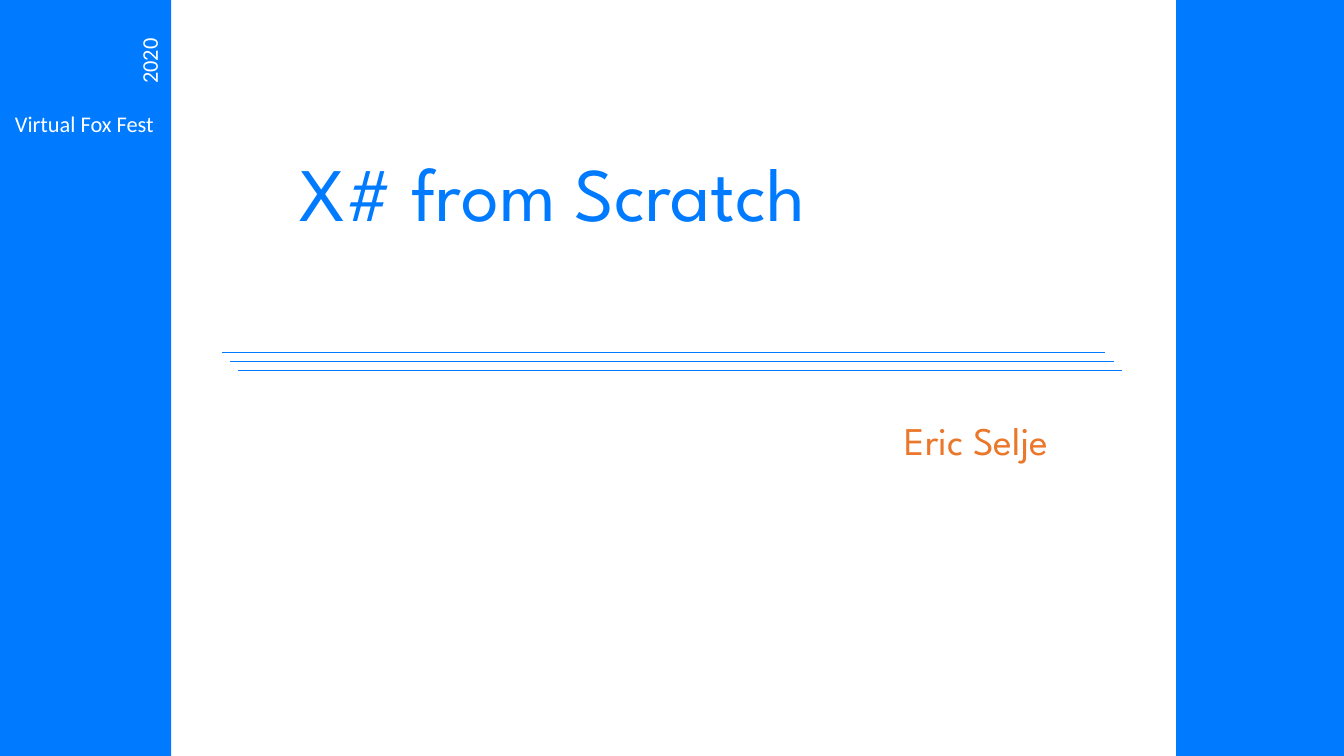
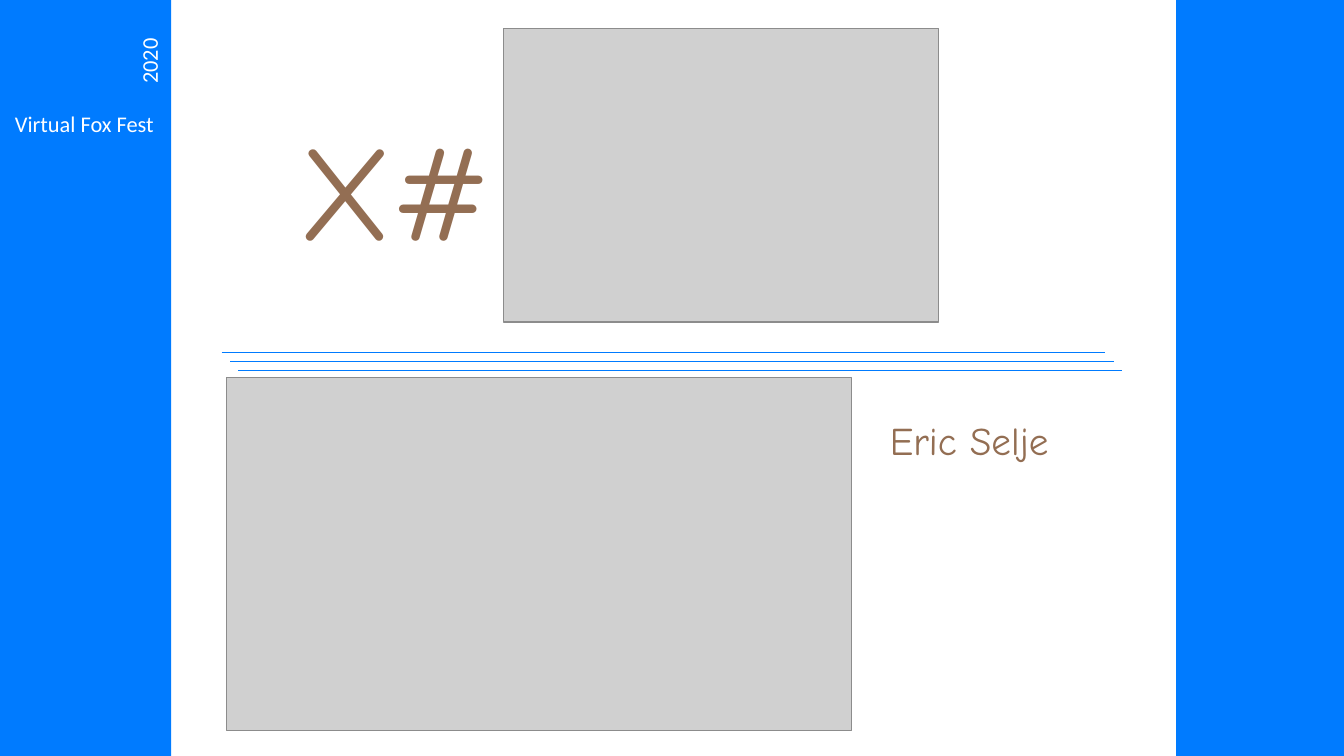
Before and after one commit to eselje/XToDos, a slide deck: slide 1 of Docs/Selje_XSharpFromScratch_Slides.pptx. Drawn at 1344x756 pixels with LibreOffice and Linux fonts; fonts in the diff are those of the drawing; grey boxes stand for pictures; background and template pictures are left out. Boxes give left, top, right and bottom in pixels: in the first picture for what was removed or moved away, otherwise in the second. Text is boxed around its words. In the diff, an @@ line names an element or a change of style, - is before the commit and + after.

```diff
--- a/Docs/Selje_XSharpFromScratch_Slides.pptx
+++ b/Docs/Selje_XSharpFromScratch_Slides.pptx
@@ picture added at <box>504,28,939,323</box> @@
@@ title at <box>299,148,491,241</box>: text changed; size 54 to 96 pt; font League Spartan to Comic Neue; text colour #007BFF to #936E53 @@
-X# from Scratch
+X#
@@ picture added at <box>227,378,852,731</box> @@
@@ subtitle "Eric Selje" at <box>890,428,1049,462</box>: font League Spartan to Comic Neue, text colour #EA772A to #936E53 @@
```
Also in this commit, not shown: 13 other files.
